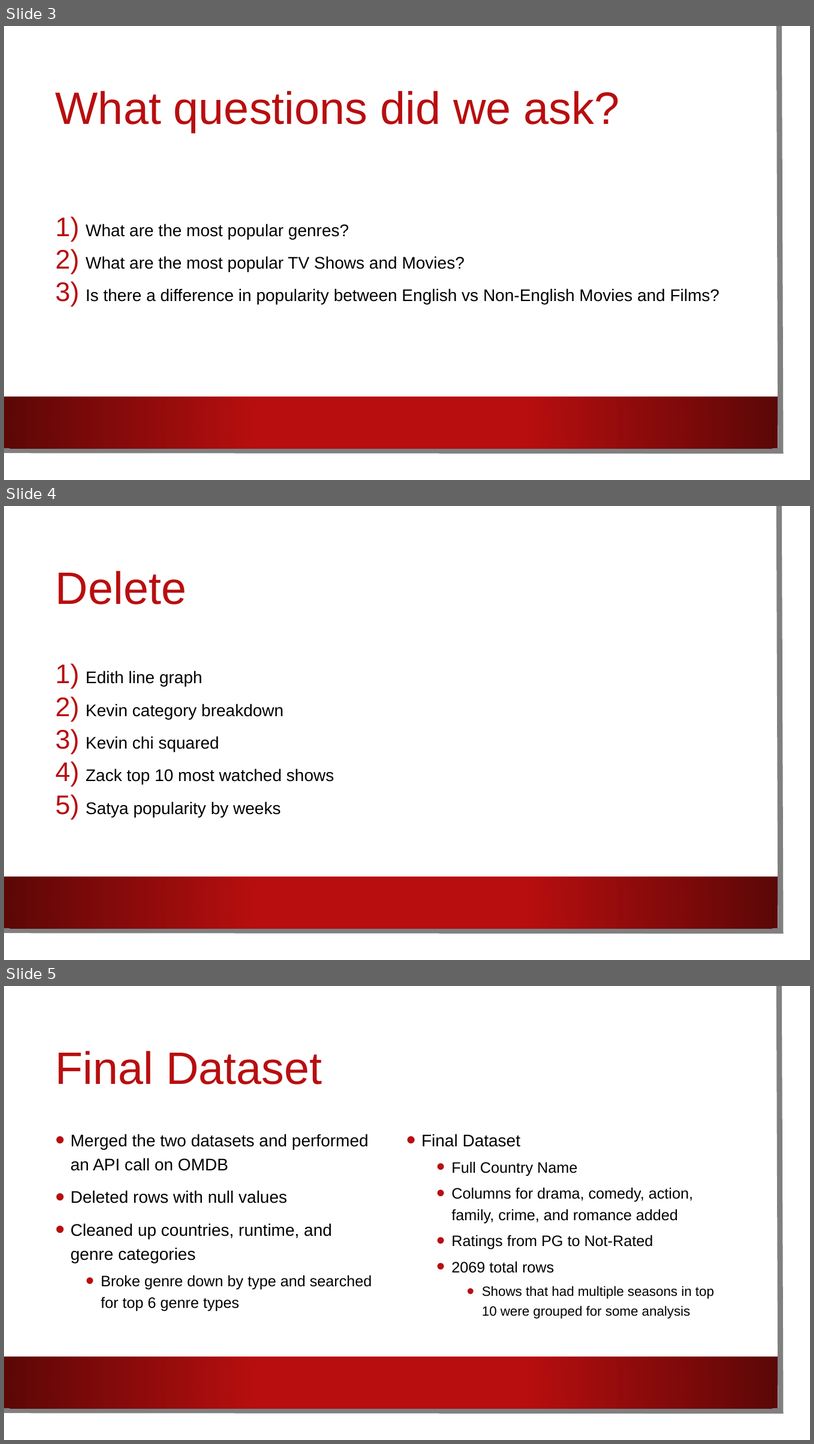
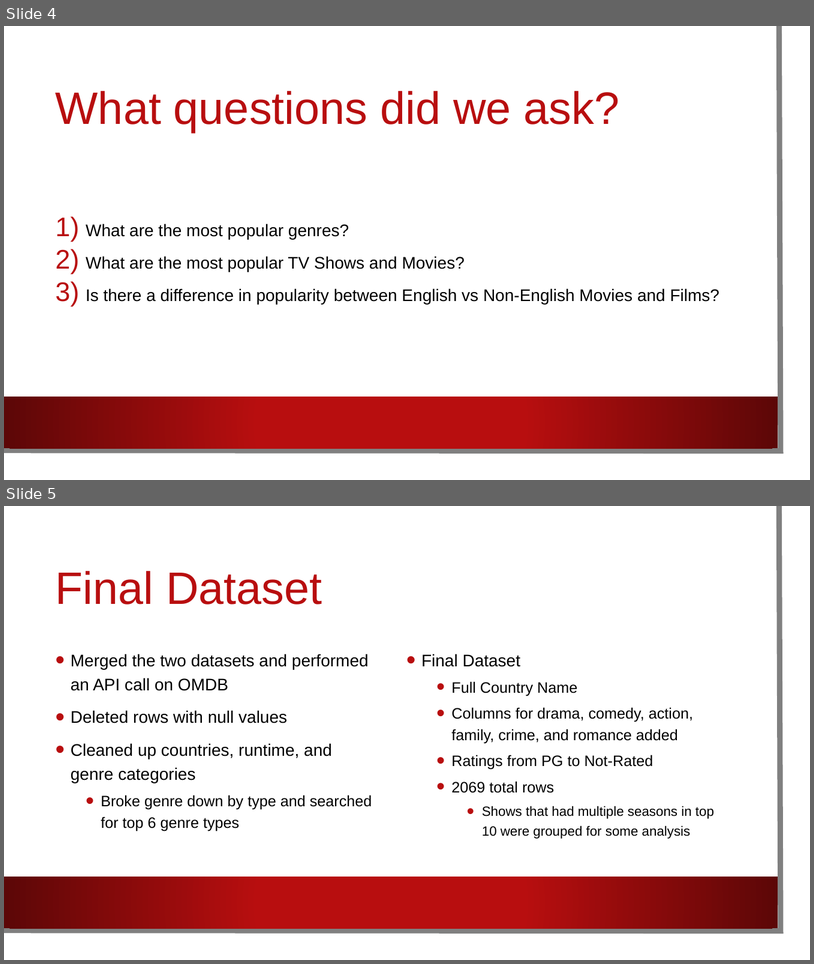
Before and after one commit to EdithLotterman/Project-1-Team-8, a slide deck: Netflix_Comparison.pptx. Shown one above the other, each under a label of ours: slides 3, 4 and 5 before the commit, slides 4 and 5 after it. The pictures are 814x1444 and 814x964 pixels, drawn with LibreOffice and Linux fonts; fonts in the diff are those of the drawing; background and template pictures are left out. Boxes give left, top, right and bottom in pixels: in the first picture for what was removed or moved away, otherwise in the second. Text is boxed around its words. In the diff, an @@ line names an element or a change of style, - is before the commit and + after.

```diff
--- a/Netflix_Comparison.pptx
+++ b/Netflix_Comparison.pptx
@@ slide 4 removed at box(4, 506, 810, 960), background picture (left out); not listed: 3 template elements that a slide beside it also shows @@
@@ title removed at box(56, 571, 186, 604) @@
-Delete
@@ text removed at box(86, 670, 334, 817) @@
-1) Edith line graph
-2) Kevin category breakdown
-3) Kevin chi squared
-4) Zack top 10 most watched shows
-5) Satya popularity by weeks
@@ what was slide 3 is now slide 4 @@
```
Also in this commit, not shown: 1 slide changed, 4 slides added, 2 other slides removed, 7 other files.
